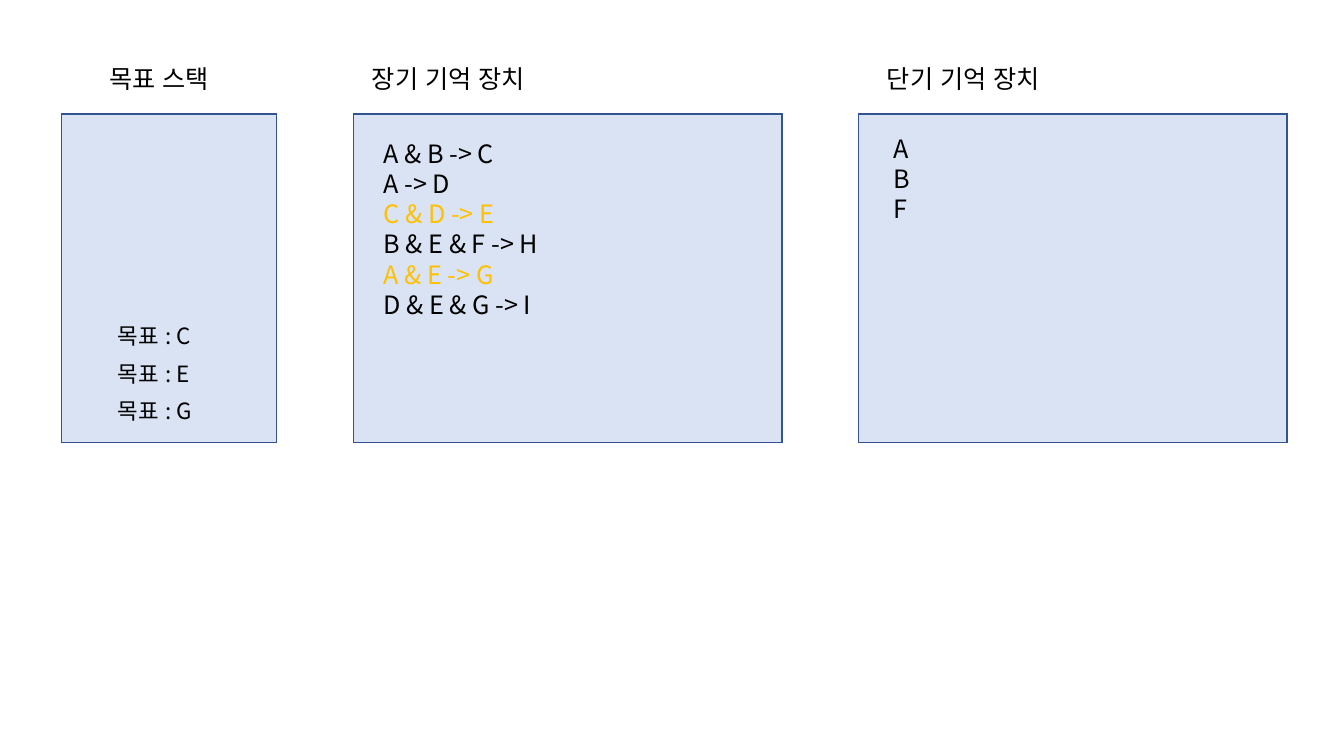
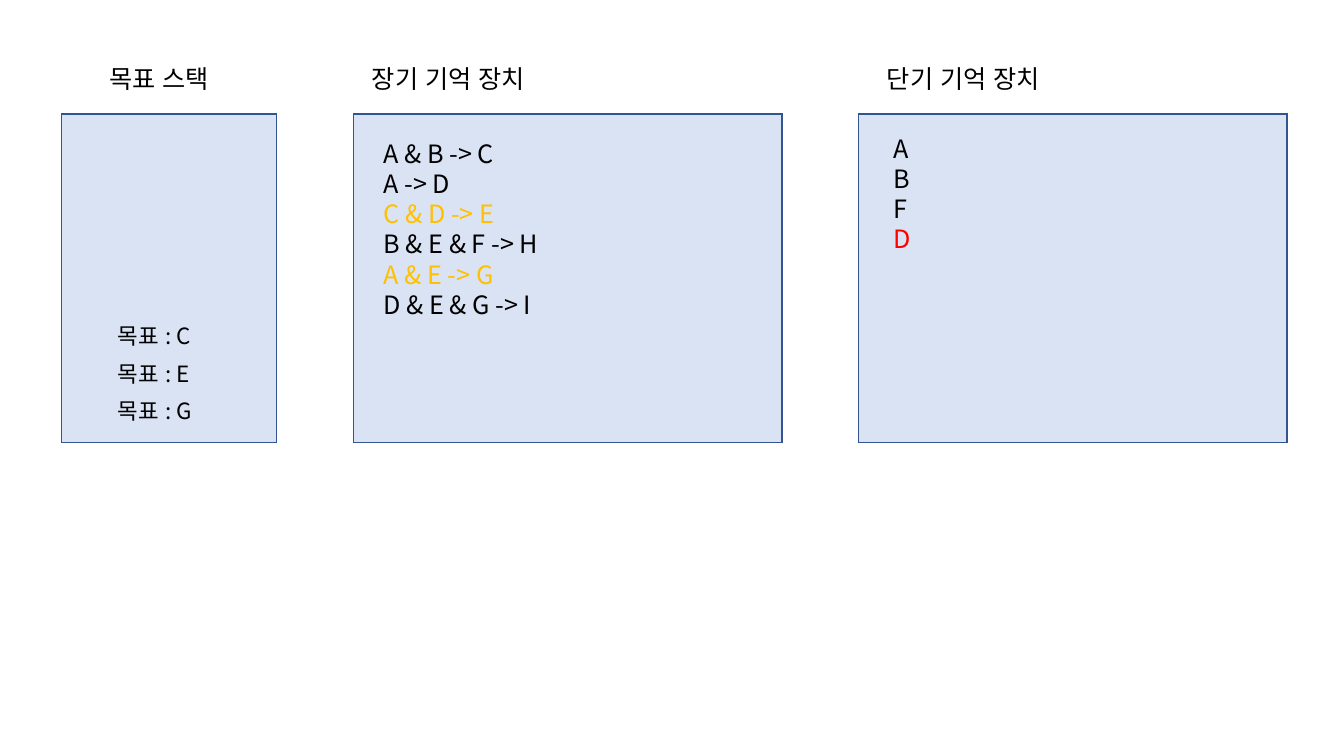
Before and after one commit to JunRock/3Grade, a slide deck: slide 15 of 인공지능/20194009_이준석_인공지능_연습문제풀이.pptx. Drawn at 1344x756 pixels with LibreOffice and Linux fonts; fonts in the diff are those of the drawing. Boxes give left, top, right and bottom in pixels: in the first picture for what was removed or moved away, otherwise in the second. Text is boxed around its words. In the diff, an @@ line names an element or a change of style, - is before the commit and + after.

```diff
--- a/인공지능/20194009_이준석_인공지능_연습문제풀이.pptx
+++ b/인공지능/20194009_이준석_인공지능_연습문제풀이.pptx
@@ text at [894,229,911,248]: paragraph added @@
+D
```
Also in this commit, not shown: 3 other slides changed, 2 other files.
